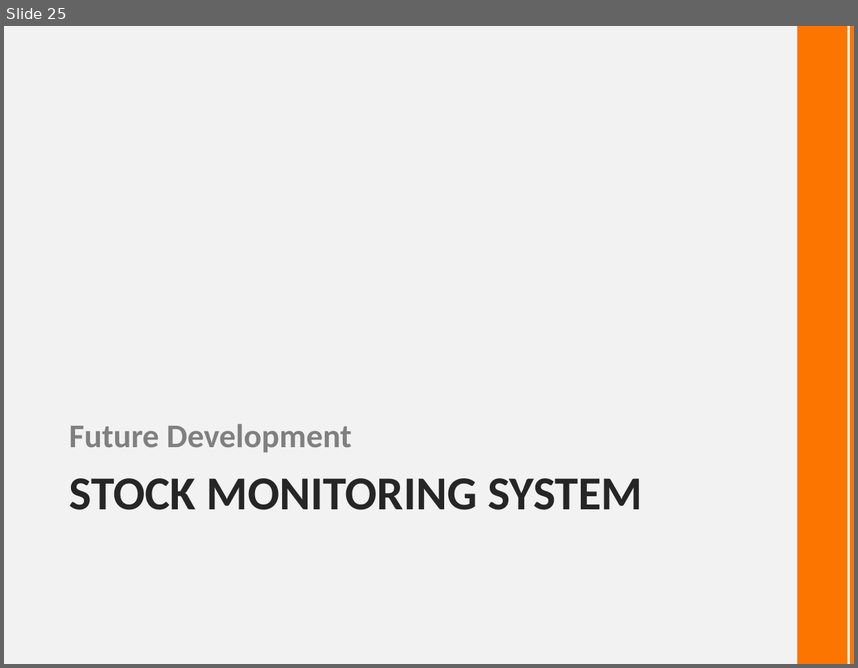
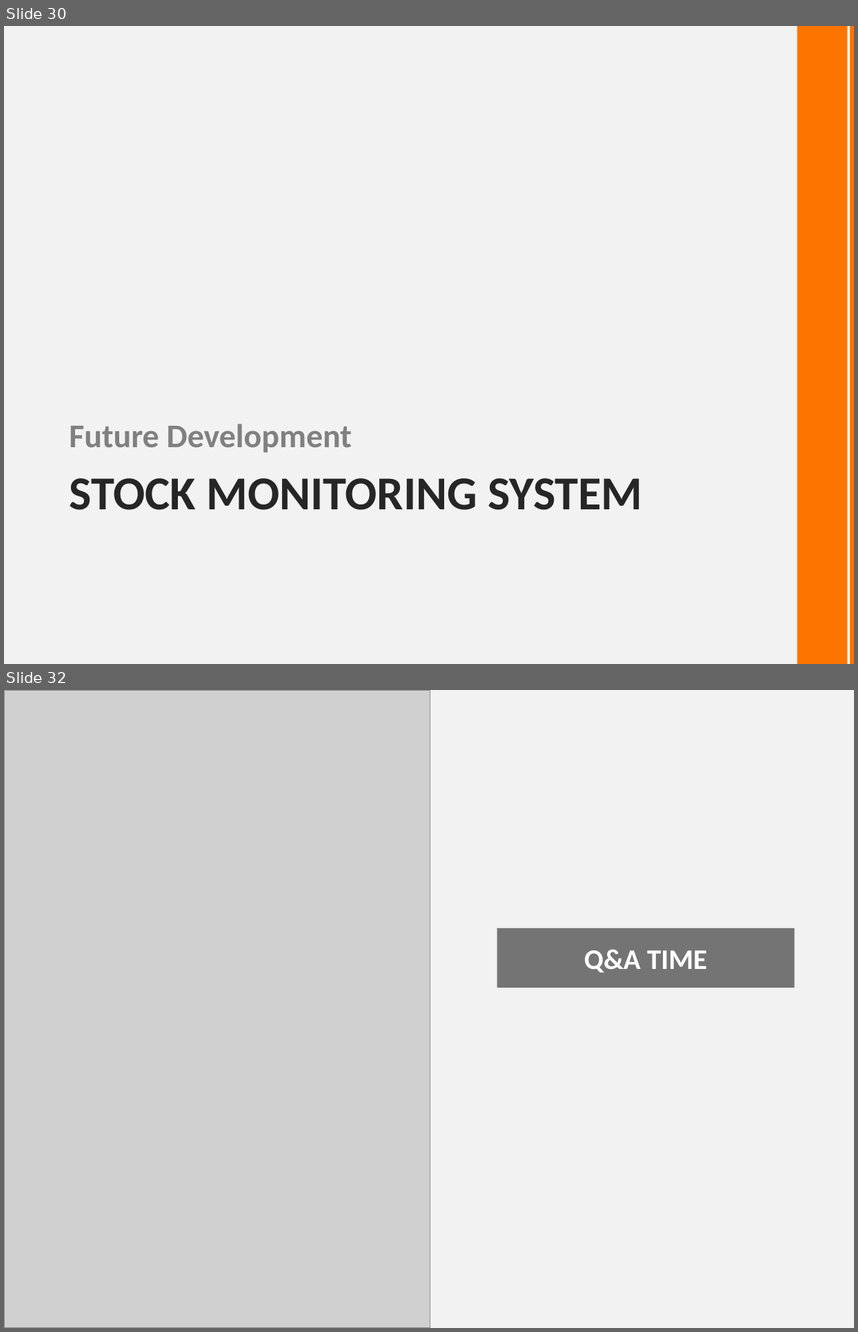
Before and after one commit to michaelleung0o0/comp3006, a slide deck: ppt/Presentation3.pptx. Shown one above the other, each under a label of ours: slide 25 before the commit, slides 30 and 32 after it; the slides between them are not shown. The pictures are 858x668 and 858x1332 pixels, drawn with LibreOffice and Linux fonts; fonts in the diff are those of the drawing; grey boxes stand for pictures; background and template pictures are left out. Boxes give left, top, right and bottom in pixels: in the first picture for what was removed or moved away, otherwise in the second. Text is boxed around its words. In the diff, an @@ line names an element or a change of style, - is before the commit and + after.

```diff
--- a/ppt/Presentation3.pptx
+++ b/ppt/Presentation3.pptx
@@ slide 32 added at (4,690,854,1328), background #F2F2F2 @@
@@ picture added at (4,690,430,1328) @@
@@ rectangle added at (497,928,795,987), fill #0D0D0D at 55% opacity, 24 pt, text #FFFFFF, bold @@
+Q&A TIME
@@ what was slide 25 is now slide 30 @@
```
Also in this commit, not shown: 3 slides changed, 9 other slides added, 13 slides removed, 2 other files.
